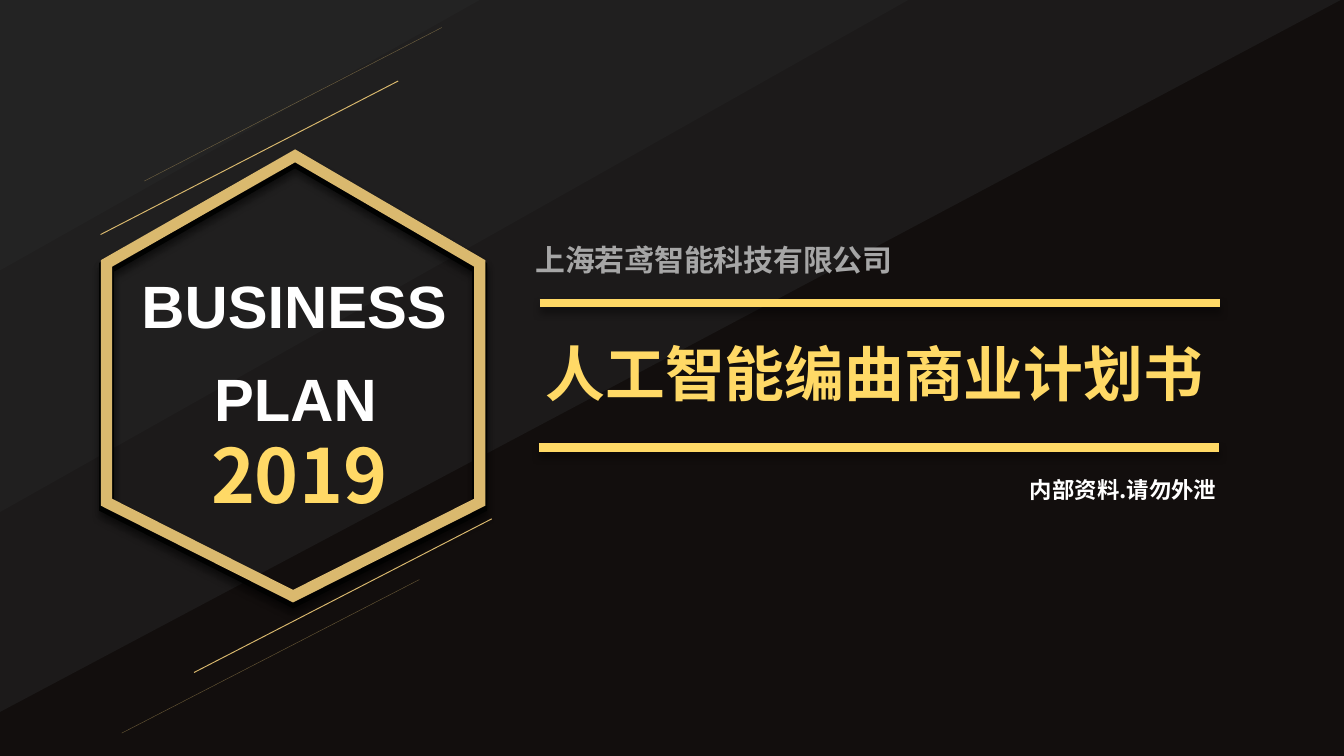
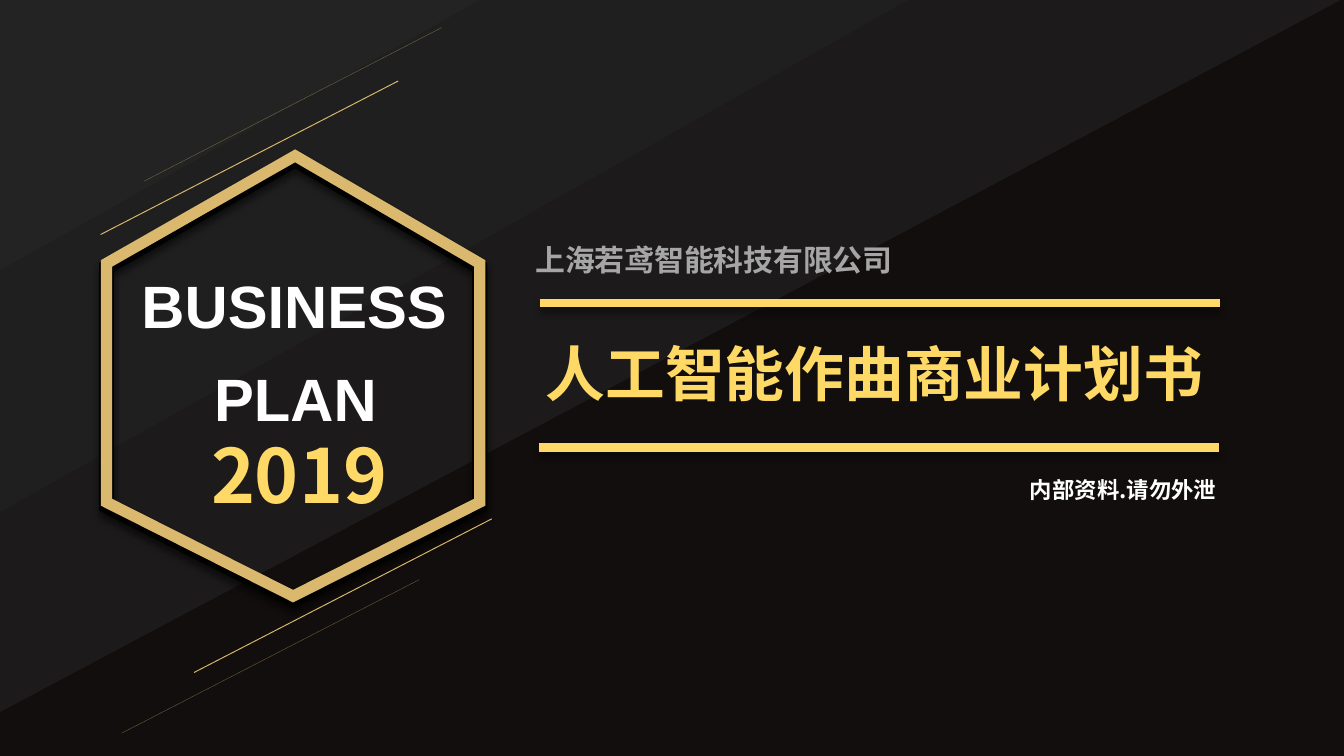
Before and after one commit to Reed942/Ai-Music, a slide deck: slide 1 of Documents/产品文档/产品需求文档/人工智能编曲-范洋.pptx. Drawn at 1344x756 pixels with LibreOffice and Linux fonts; fonts in the diff are those of the drawing. Boxes give left, top, right and bottom in pixels: in the first picture for what was removed or moved away, otherwise in the second. Text is boxed around its words. In the diff, an @@ line names an element or a change of style, - is before the commit and + after.

```diff
--- a/Documents/产品文档/产品需求文档/人工智能编曲-范洋.pptx
+++ b/Documents/产品文档/产品需求文档/人工智能编曲-范洋.pptx
@@ text at <box>546,345,1203,402</box>: text changed @@
-人工智能编曲商业计划书
+人工智能作曲商业计划书
```
Also in this commit, not shown: 1 other slide changed.
